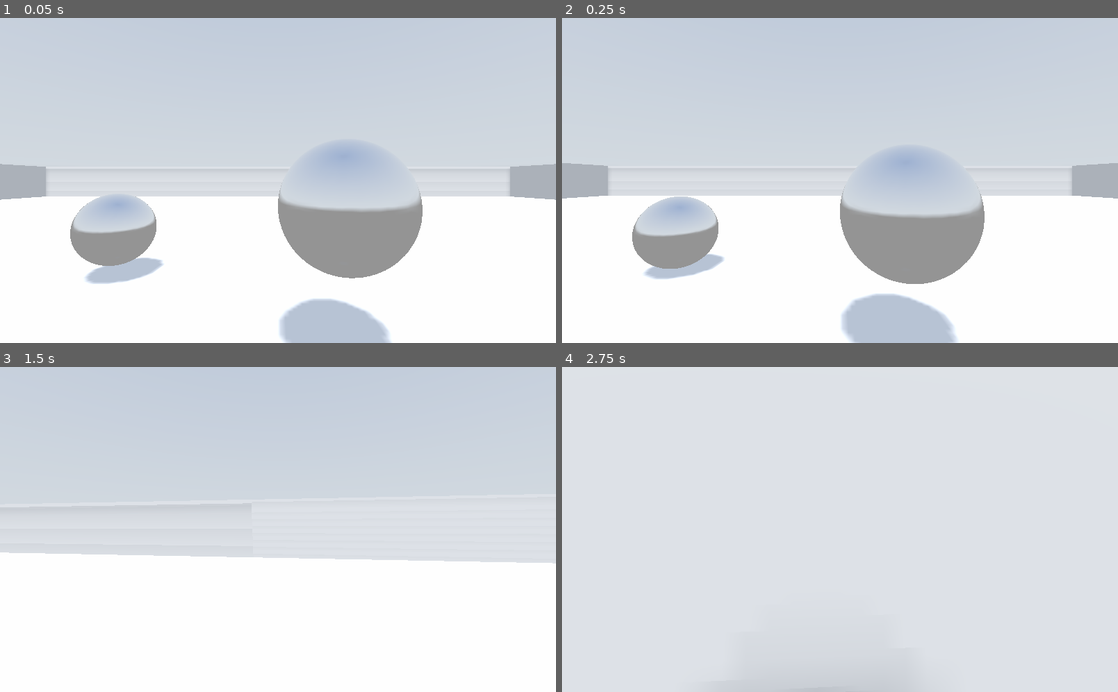
Above: before the commit, frames 1-4 (two rows, left to right).
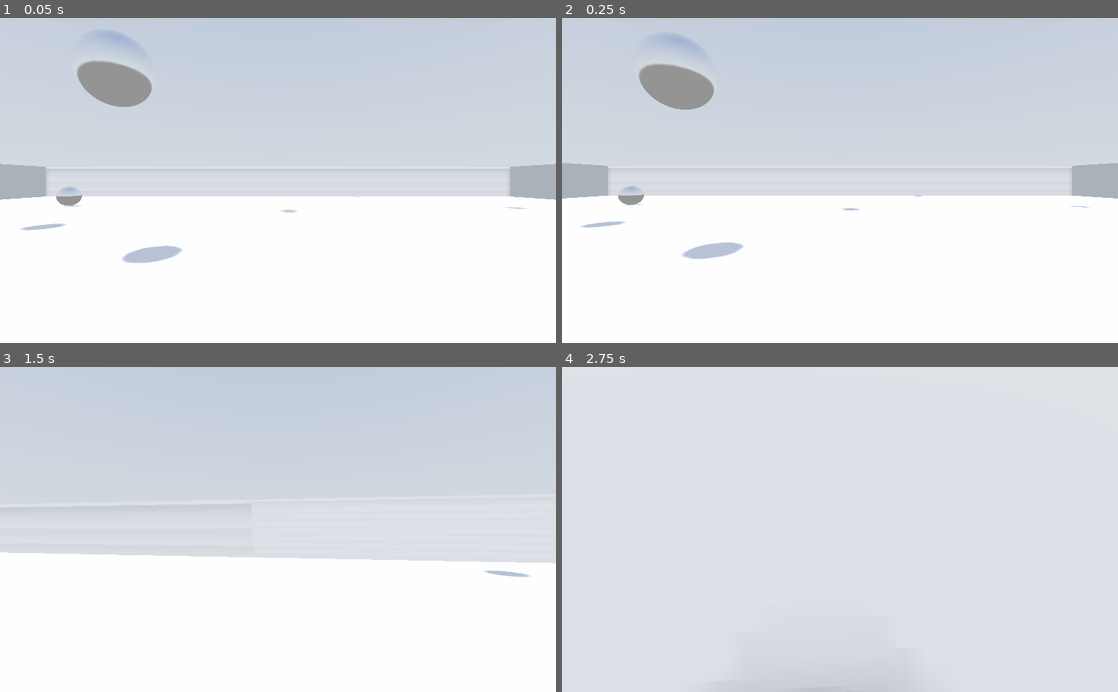
Above: after the commit, the same moments.

Repository: NataliaQuinteros/Tarea-4-grafica
Game: Godot game, scene res://World.tscn
The game is run twice, just before and just after one commit, with the same random seed, the same clock (stepped at 60 frames per second) and the same inputs. A sky picture missing from this copy of the repository is replaced by a grey-blue gradient.
Inputs (mouse positions are in pixels of both pictures, inside the frame that each line leads up to):
- Up to frame 1 (0.05 s): no input
- Up to frame 2 (0.25 s): no input
- Up to frame 3 (1.5 s): move the mouse to (305, 529) at 0.52 s; hold W (move_up) from 0.53 s (still down); move the mouse to (250, 529) at 1.27 s
- Up to frame 4 (2.75 s): keep holding W (move_up); move the mouse to (851, 523) at 2.02 s

The runs differ from the first frame. In frame 1, 14% of the frame differs, in the area x 3-95%, y 4-100%; in frame 2, 15%, in the area x 3-95%, y 5-100%; in frame 3, 0.1%; in frame 4, nothing differs.

Commit message:
Added balls and transformations

Diff:
--- a/World.tscn
+++ b/World.tscn
@@ -93,22 +93,58 @@
 [node name="Balls" type="Spatial" parent="."]
 
 [node name="Ball" parent="Balls" instance=ExtResource( 2 )]
-transform = Transform( 1, 0, 0, 0, 1, 0, 0, 0, 1, 8.10301, 2.34312, 0 )
+transform = Transform( 1, 0, 0, 0, 1, 0, 0, 0, 1, -29.4808, 10.461, 0 )
 
 [node name="Ball2" parent="Balls" instance=ExtResource( 2 )]
-transform = Transform( 1, 0, 0, 0, 1, 0, 0, 0, 1, -3.0832, 2.52201, 9.50181 )
+transform = Transform( 1, 0, 0, 0, 1, 0, 0, 0, 1, -3.0832, 25.5836, 9.50181 )
 
 [node name="Ball3" parent="Balls" instance=ExtResource( 2 )]
-transform = Transform( 1, 0, 0, 0, 1, 0, 0, 0, 1, -4.5867, 1.323, -6.63477 )
+transform = Transform( 1, 0, 0, 0, 1, 0, 0, 0, 1, -4.5867, 5.8339, -6.63477 )
 
 [node name="Ball4" parent="Balls" instance=ExtResource( 2 )]
-transform = Transform( 1, 0, 0, 0, 1, 0, 0, 0, 1, 0.997285, 2.31146, -3.50559 )
+transform = Transform( 0.999976, -0.00696381, 0, 0.00696381, 0.999976, 0, 0, 0, 1, 0.997285, 34.296, -9.15985 )
 
 [node name="Ball5" parent="Balls" instance=ExtResource( 2 )]
-transform = Transform( 1, 0, 0, 0, 1, 0, 0, 0, 1, -13.6144, 2.78138, -0.44697 )
+transform = Transform( 1, 0, 0, 0, 1, 0, 0, 0, 1, -13.6144, 39.2779, -0.44697 )
 
 [node name="Ball6" parent="Balls" instance=ExtResource( 2 )]
-transform = Transform( 1, 0, 0, 0, 1, 0, 0, 0, 1, 2.23353, 1.01106, 0 )
+transform = Transform( 1, 0, 0, 0, 0.997457, -0.0712711, 0, 0.0712711, 0.997457, 2.23353, 33.8033, 19.8511 )
+
+[node name="Ball7" parent="Balls" instance=ExtResource( 2 )]
+unique_name_in_owner = true
+transform = Transform( 1, 0, 0, 0, 1, 0, 0, 0, 1, 12.7948, 1.01106, 19.8511 )
+
+[node name="Ball8" parent="Balls" instance=ExtResource( 2 )]
+unique_name_in_owner = true
+transform = Transform( 1, 0, 0, 0, 0.96154, -0.274664, 0, 0.274664, 0.96154, 12.7948, 15.4847, -3.98282 )
+
+[node name="Ball9" parent="Balls" instance=ExtResource( 2 )]
+unique_name_in_owner = true
+transform = Transform( 1, 0, 0, 0, 1, 0, 0, 0, 1, 12.7948, 42.7857, -23.2999 )
+
+[node name="Ball10" parent="Balls" instance=ExtResource( 2 )]
+unique_name_in_owner = true
+transform = Transform( 1, 0, 0, 0, 1, 0, 0, 0, 1, 23.2298, 14.2532, -17.828 )
+
+[node name="Ball11" parent="Balls" instance=ExtResource( 2 )]
+unique_name_in_owner = true
+transform = Transform( 1, 0, 0, 0, 1, 0, 0, 0, 1, 23.2298, 28.5041, 13.8434 )
+
+[node name="Ball12" parent="Balls" instance=ExtResource( 2 )]
+unique_name_in_owner = true
+transform = Transform( 1, 0, 0, 0, 1, 0, 0, 0, 1, -21.6221, 1.08727, 13.8434 )
+
+[node name="Ball13" parent="Balls" instance=ExtResource( 2 )]
+unique_name_in_owner = true
+transform = Transform( 1, 0, 0, 0, 1, 0, 0, 0, 1, -21.6221, 1.08727, -24.0815 )
+
+[node name="Ball14" parent="Balls" instance=ExtResource( 2 )]
+unique_name_in_owner = true
+transform = Transform( 1, 0, 0, 0, 1, 0, 0, 0, 1, -21.6221, 7.19129, 26.3883 )
+
+[node name="Ball15" parent="Balls" instance=ExtResource( 2 )]
+unique_name_in_owner = true
+transform = Transform( 0.216065, 0.976379, 0, -0.976379, 0.216065, 0, 0, 0, 1, 3.81214, 11.3626, 26.3883 )
 
 [node name="WorldEnvironment" type="WorldEnvironment" parent="."]
 environment = SubResource( 8 )
